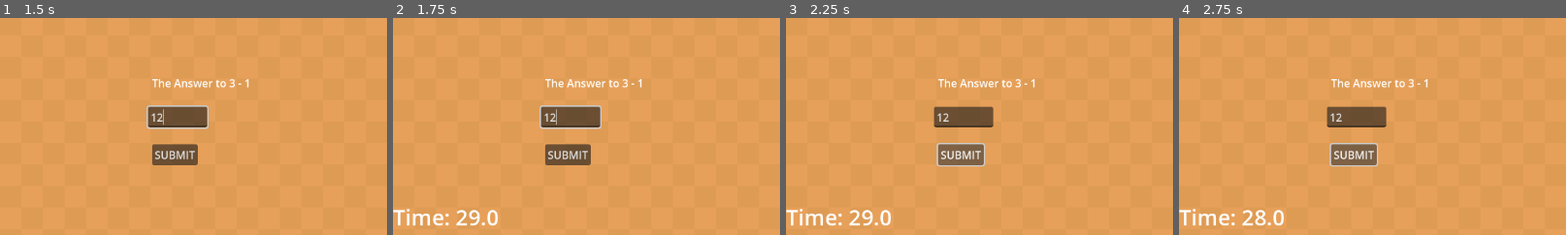
Above: before the commit, frames 1-4 (left to right).
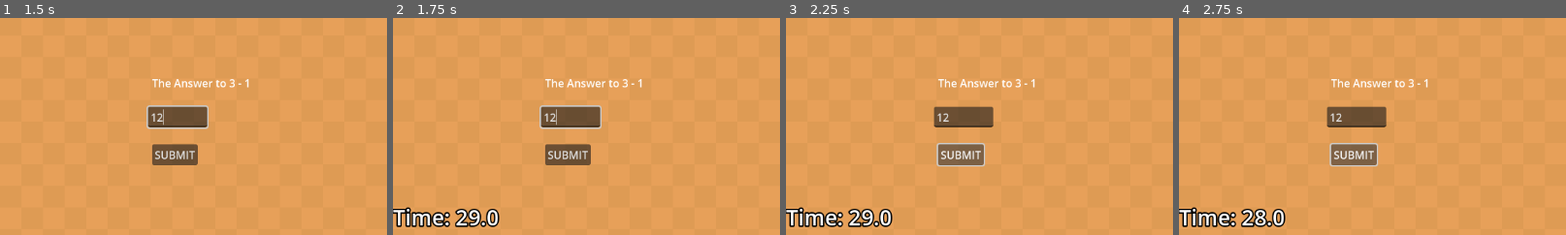
Above: after the commit, the same moments.

Repository: lucianocanovas/hot-potato
Game: Godot game, scene res://scenes/Game.tscn
The game is run twice, just before and just after one commit, with the same random seed, the same clock (stepped at 60 frames per second) and the same inputs. This scene is started directly instead of the project's main scene.
Inputs (mouse positions are % of the whole screen's width and height, from its top left):
- Up to frame 1 (1.5 s): click "PLAY TURN" at 0.5 s; click (23, 24) at 1.27 s; type "12" at 1.35 s
- Up to frame 2 (1.75 s): no input
- Up to frame 3 (2.25 s): click "SUBMIT" at 2 s
- Up to frame 4 (2.75 s): no input
The pictures show only the part of the screen within x 0-50%, y 1-51%; the shares and areas given below are measured in that part.

Frame 1 is identical in both runs. In frame 2, 1.3% of the frame differs, in the area x 0-28%, y 87-97%; in frame 3, 1.3%; in frame 4, 1.3%.
Error in both runs: Invalid access of index '0' on a base object of type: 'Array'. (res://scripts/Game.gd:25)

Commit message:
added song and made player text bigger

Diff:
--- a/scenes/Game.tscn
+++ b/scenes/Game.tscn
@@ -1,9 +1,10 @@
-[gd_scene load_steps=7 format=4 uid="uid://vor5lmwpcy24"]
+[gd_scene load_steps=8 format=4 uid="uid://vor5lmwpcy24"]
 
 [ext_resource type="Script" uid="uid://23ptdpnq7f07" path="res://scripts/Game.gd" id="1_cpr0p"]
 [ext_resource type="Texture2D" uid="uid://dpuvtdf0agb0g" path="res://assets/arrow.png" id="1_qbsmt"]
 [ext_resource type="Texture2D" uid="uid://mo43rkdvt11l" path="res://assets/kenney_rolling-ball-assets/PNG/Default/background_brown.png" id="2_78awf"]
 [ext_resource type="Texture2D" uid="uid://p8ot0cybr11r" path="res://assets/bomb.png" id="2_cpr0p"]
+[ext_resource type="AudioStream" uid="uid://c7l1akaxldjem" path="res://assets/music/Boogie Party.mp3" id="5_s0nni"]
 
 [sub_resource type="TileSetAtlasSource" id="TileSetAtlasSource_s0nni"]
 texture = ExtResource("2_78awf")
@@ -46,6 +47,10 @@
 
 [node name="MinigameContainer" type="Node" parent="."]
 
+[node name="BoogieParty" type="AudioStreamPlayer" parent="."]
+stream = ExtResource("5_s0nni")
+autoplay = true
+
 [node name="CanvasLayer" type="CanvasLayer" parent="."]
 
 [node name="TurnButton" type="Button" parent="CanvasLayer"]
@@ -71,6 +76,8 @@
 offset_right = 40.0
 offset_bottom = 44.0
 grow_vertical = 2
+theme_override_colors/font_outline_color = Color(0, 0, 0, 1)
+theme_override_constants/outline_size = 8
 theme_override_font_sizes/font_size = 32
 
 [node name="PlayerLabel" type="Label" parent="CanvasLayer"]
@@ -84,6 +91,8 @@
 offset_bottom = 44.0
 grow_horizontal = 0
 grow_vertical = 2
+theme_override_colors/font_outline_color = Color(0, 0, 0, 1)
+theme_override_constants/outline_size = 8
 theme_override_font_sizes/font_size = 32
 horizontal_alignment = 2
 vertical_alignment = 1
--- a/scripts/Game.gd
+++ b/scripts/Game.gd
@@ -95,5 +95,6 @@
 		var pos = Vector2(cos(angle), sin(angle)) * RAD
 		var label = Label.new()
 		label.text = playerName
+		label.add_theme_font_size_override("font_size", 32)
 		label.set_position(pos - Vector2(label.get_minimum_size().x / 2, label.get_minimum_size().y / 2))
 		players_container.add_child(label)
Not shown, added: assets/music/Boogie Party.mp3.import
Not shown, added: credits.txt
Not shown, added: assets/music/Boogie Party.mp3
